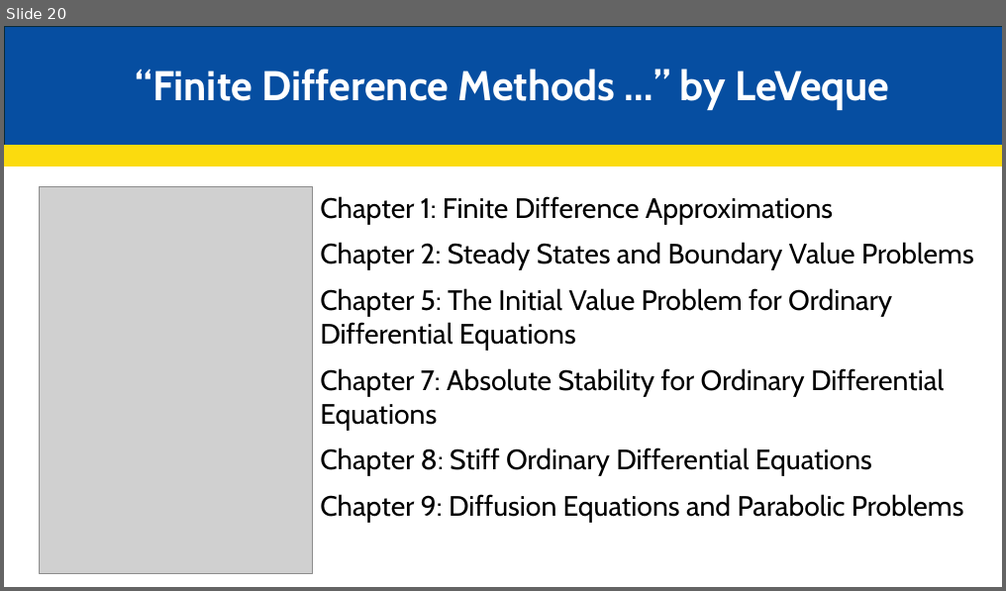
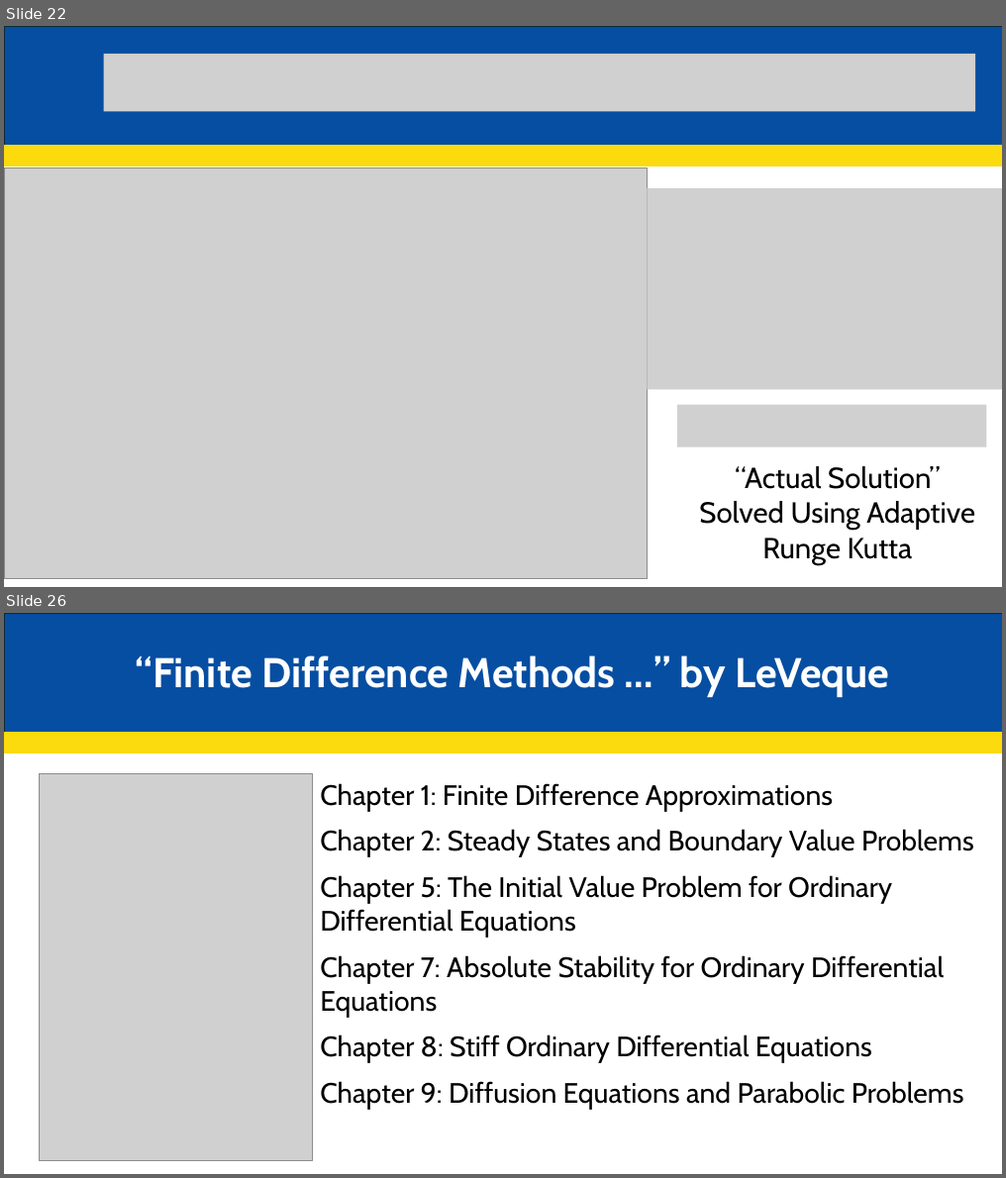
Before and after one commit to JakeCisc210/Candidacy, a slide deck: Reading Course/Presentations/Game Theory Twelve.pptx. Shown one above the other, each under a label of ours: slide 20 before the commit, slides 22 and 26 after it; the slides between them are not shown. The pictures are 1006x591 and 1006x1178 pixels, drawn with LibreOffice and Linux fonts; fonts in the diff are those of the drawing; grey boxes stand for pictures. Boxes give left, top, right and bottom in pixels: in the first picture for what was removed or moved away, otherwise in the second. Text is boxed around its words. In the diff, an @@ line names an element or a change of style, - is before the commit and + after.

```diff
--- a/Reading Course/Presentations/Game Theory Twelve.pptx
+++ b/Reading Course/Presentations/Game Theory Twelve.pptx
@@ slide 22 added at (4, 26, 1002, 587), background #FFFFFF @@
@@ rectangle added at (5, 26, 1002, 146), fill #064EA1, outline #092A39 1.5 pt @@
@@ picture added at (104, 54, 976, 111) @@
@@ rectangle added at (4, 146, 1002, 166), fill #FBDB0E, outline #FBDB0E 1.5 pt @@
@@ picture added at (5, 169, 648, 579) @@
@@ picture added at (648, 188, 1002, 390) @@
@@ picture added at (677, 405, 986, 448) @@
@@ text added at (699, 467, 975, 566), 28 pt, text #000000 @@
+“Actual Solution” Solved Using Adaptive Runge Kutta
@@ what was slide 20 is now slide 26 @@
```
Also in this commit, not shown: 4 slides changed, 9 other slides added, 3 slides removed.
